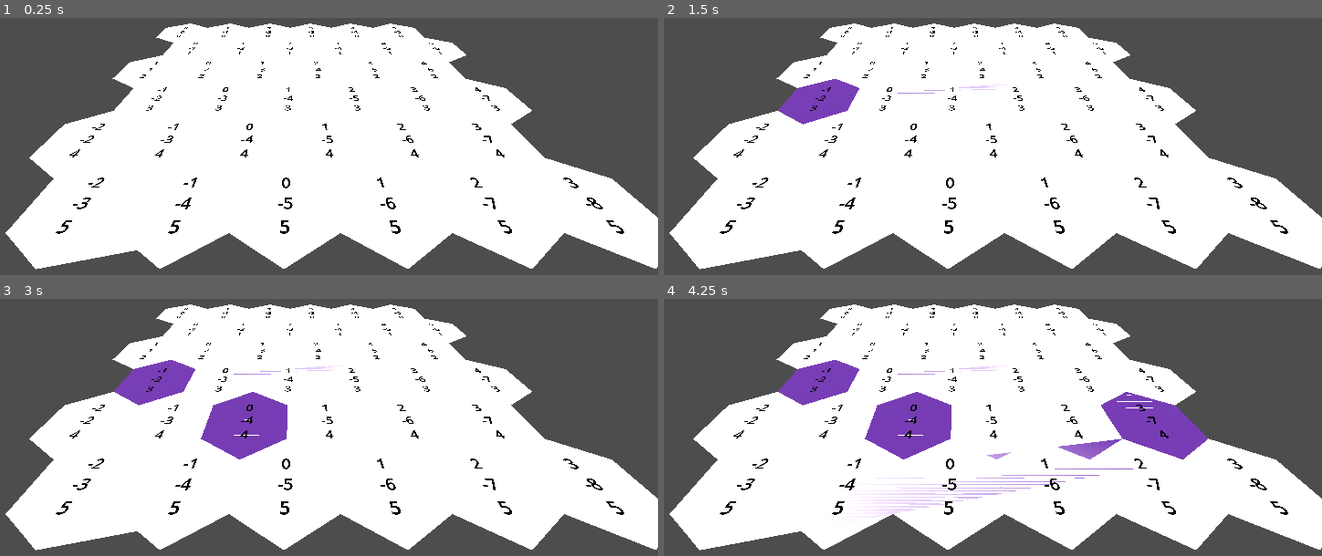
Above: before the commit, frames 1-4 (two rows, left to right).
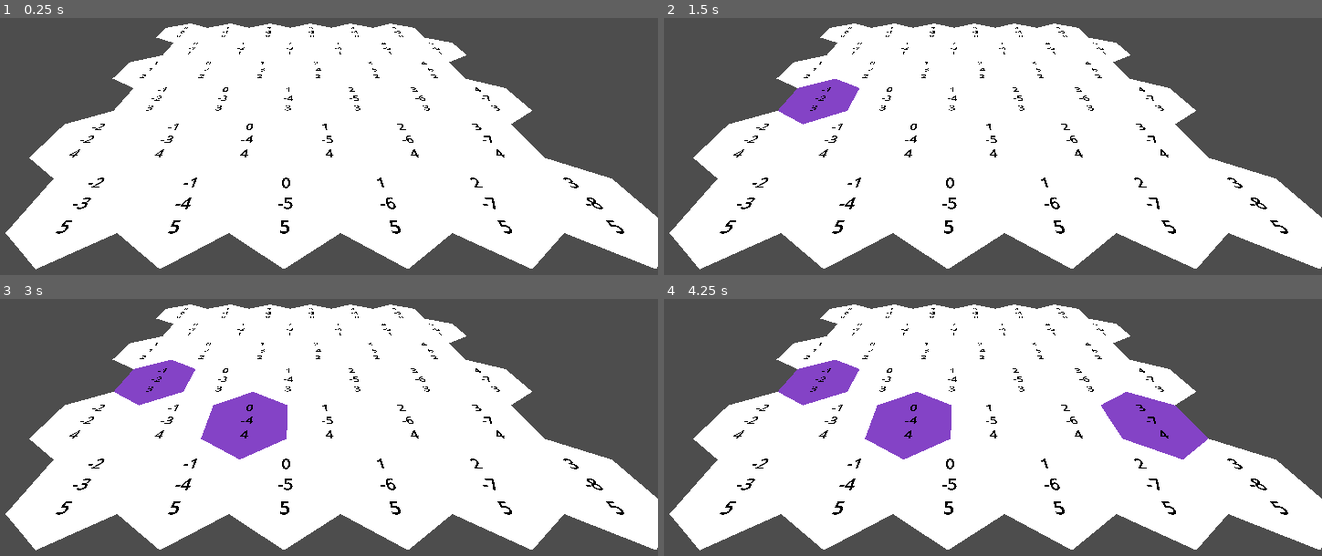
Above: after the commit, the same moments.

Repository: EricSmith3542/godot-hex-grid
Game: Godot game, scene res://node_3d.tscn
Two runs of this game, one before a commit and one after it. Both use one fixed random seed, a clock stepped at 60 frames per second and the inputs below.
Inputs (mouse positions are in pixels of both pictures, inside the frame that each line leads up to):
- Up to frame 1 (0.25 s): no input
- Up to frame 2 (1.5 s): tap Enter at 0.5 s; move the mouse to (1118, 66) at 0.52 s; click (1118, 66) at 0.67 s; tap Space at 1.25 s; move the mouse to (808, 107) at 1.27 s; click (808, 107) at 1.42 s
- Up to frame 3 (3 s): tap Enter at 2 s; move the mouse to (outside the picture) at 2.02 s; click (outside the picture) at 2.17 s; tap Space at 2.75 s; move the mouse to (256, 450) at 2.77 s; click (256, 450) at 2.92 s
- Up to frame 4 (4.25 s): tap Enter at 3.5 s; move the mouse to (1177, 430) at 3.52 s; click (1177, 430) at 3.67 s

The runs differ from the first frame. In frame 1, 0.6% of the frame differs, in the area x 5-21%, y 83-98%; in frame 2, 0.7%; in frame 3, 0.7%; in frame 4, 2.1%, in the area x 5-75%, y 25-98%.

Commit message:
Fix winding order issues

Diff:
--- a/hex_mesh.gd
+++ b/hex_mesh.gd
@@ -22,17 +22,16 @@
 	arrays[Mesh.ARRAY_NORMAL] = normals
 	arrays[Mesh.ARRAY_COLOR] = colors
 
-	mesh.add_surface_from_arrays(Mesh.PRIMITIVE_TRIANGLE_STRIP, arrays)
+	mesh.add_surface_from_arrays(Mesh.PRIMITIVE_TRIANGLES, arrays)
 	collision_shape.shape = mesh.create_trimesh_shape()
 
 func triangulate_cell(cell:HexCell):
 	var center:Vector3 = cell.position
 	for i in range(6):
-		add_triangle(center, center + HexMetrics.CORNERS[i], center + HexMetrics.CORNERS[i+1])
+		add_triangle(center, center + HexMetrics.CORNERS[i+1], center + HexMetrics.CORNERS[i])
 		add_triangle_color(cell.color)
 
 func add_triangle(v1:Vector3, v2:Vector3, v3:Vector3):
-	var vertIndex:int = vertices.size()
 	vertices.append(v1)
 	vertices.append(v2)
 	vertices.append(v3)
--- a/hex_mesh.tscn
+++ b/hex_mesh.tscn
@@ -3,9 +3,9 @@
 [ext_resource type="Script" uid="uid://bunl3lyudx3c6" path="res://hex_mesh.gd" id="1_3vvb2"]
 
 [sub_resource type="StandardMaterial3D" id="StandardMaterial3D_3vvb2"]
+shading_mode = 2
 vertex_color_use_as_albedo = true
 vertex_color_is_srgb = true
-disable_receive_shadows = true
 
 [sub_resource type="ArrayMesh" id="ArrayMesh_3vvb2"]
 
--- a/node_3d.tscn
+++ b/node_3d.tscn
@@ -17,7 +17,7 @@
 metadata/_custom_type_script = "uid://b72b3t0garuiy"
 
 [node name="DirectionalLight3D" type="DirectionalLight3D" parent="." unique_id=168193839]
-transform = Transform3D(1, 0, 0, 0, -0.6516616, 0.7585098, 0, -0.7585098, -0.6516616, 0, 0, 0)
+transform = Transform3D(1, 0, 0, 0, 0.0012043417, 0.9999995, 0, -0.9999995, 0.0012043417, 0, 0, 0)
 shadow_enabled = true
 
 [node name="WorldEnvironment" type="WorldEnvironment" parent="." unique_id=1618823404]
--- a/project.godot
+++ b/project.godot
@@ -26,3 +26,4 @@
 [rendering]
 
 rendering_device/driver.windows="d3d12"
+anti_aliasing/quality/use_debanding=true
